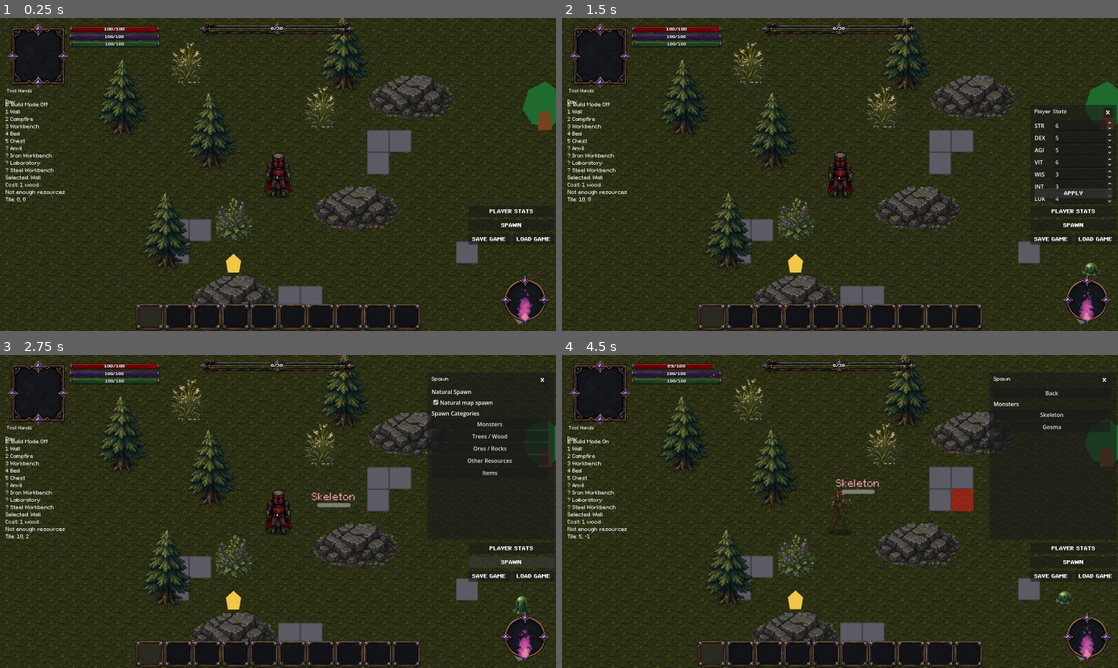
Above: before the commit, frames 1-4 (two rows, left to right).
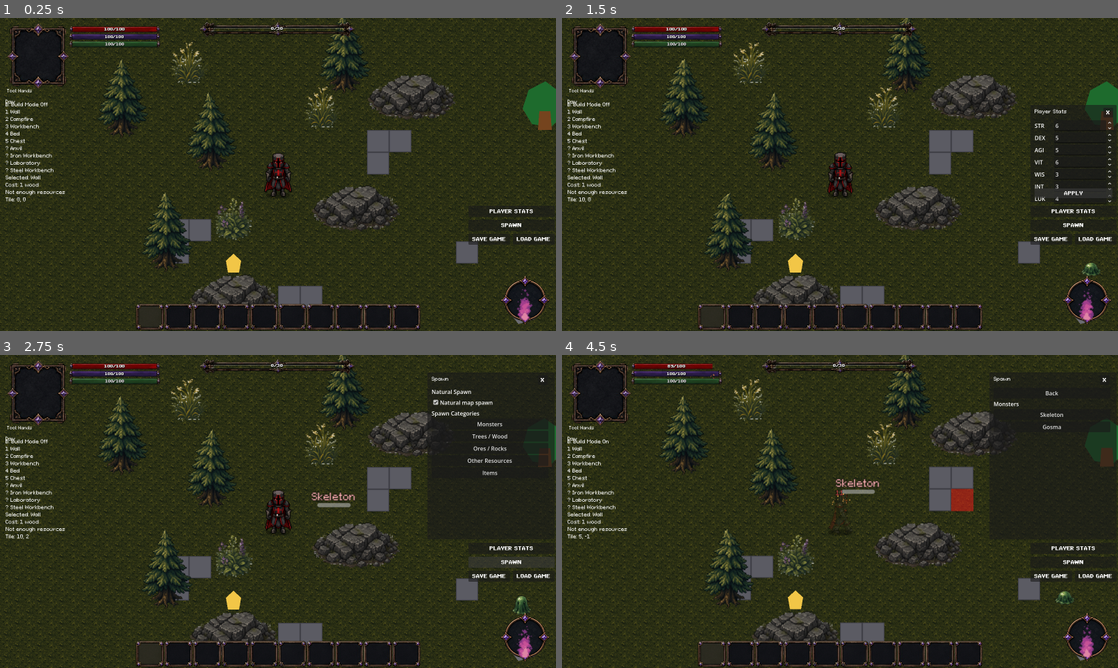
Above: after the commit, the same moments.

Repository: ramonsamagaio/Oathwake-Main
Game: Godot game, scene res://scenes/Main.tscn
Two runs of this game, one before a commit and one after it. Both use one fixed random seed, a clock stepped at 60 frames per second and the inputs below. This scene is started directly instead of the project's main scene.
Inputs (mouse positions are in pixels of both pictures, inside the frame that each line leads up to):
- Up to frame 1 (0.25 s): no input
- Up to frame 2 (1.5 s): click "PLAYER STATS" at 0.5 s; click "APPLY" at 1.25 s
- Up to frame 3 (2.75 s): click "SPAWN" at 2 s
- Up to frame 4 (4.5 s): click "Natural map spawn" at 2.75 s; click "Monsters" at 3.5 s; tap Enter at 4.25 s; move the mouse to (962, 495) at 4.27 s; hold D from 4.28 s (still down); tap B at 4.35 s; click (962, 495) at 4.42 s

The runs differ from the first frame. In frame 1, 0.2% of the frame differs, in the area x 17-99%, y 0-70%; in frame 2, 0.8%, in the area x 19-100%, y 0-72%; in frame 3, 0.8%; in frame 4, 0.8%.

Commit message:
Update foliage wind scene defaults

Diff:
--- a/scenes/effects/settings/FoliageWindSettings.tscn
+++ b/scenes/effects/settings/FoliageWindSettings.tscn
@@ -21,12 +21,12 @@
 effect_enabled = true
 large_resource_ids = PackedStringArray("tree", "oak_tree", "ash_tree", "maple_tree", "walnut_tree", "ebony_tree", "ironwood_tree")
 small_resource_ids = PackedStringArray("fiber_bush", "herb_bush", "berry_bush")
-large_amplitude = 0.075
-large_rotation_strength = 1.0
+large_amplitude = 0.1
+large_rotation_strength = 1.15
 large_rotation_pivot = Vector2(0.5, 1)
-small_amplitude = 0.12
-small_rotation_strength = 1.35
+small_amplitude = 0.16
+small_rotation_strength = 1.5
 small_rotation_pivot = Vector2(0.5, 1)
-time_scale = 0.2
+time_scale = 0.28
 noise_scale = 0.004
 noise_texture = SubResource("NoiseTexture2D_foliage")
